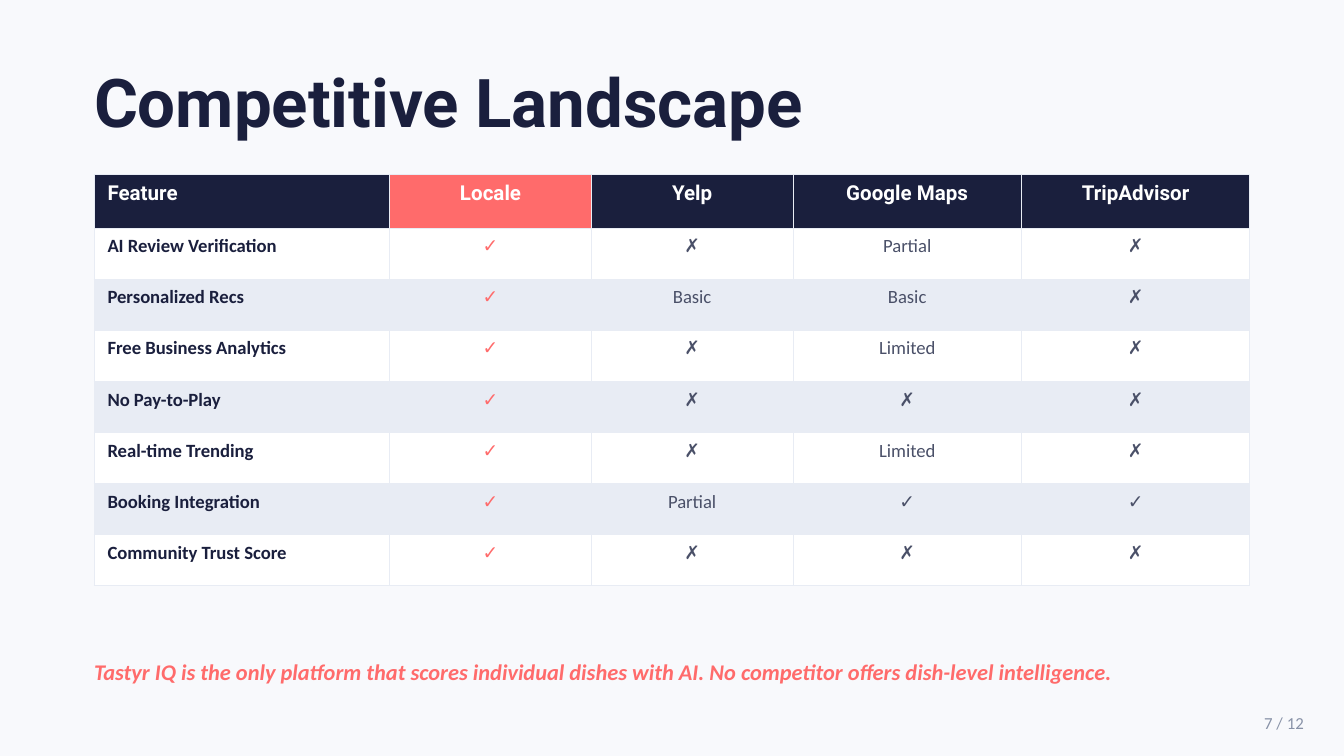
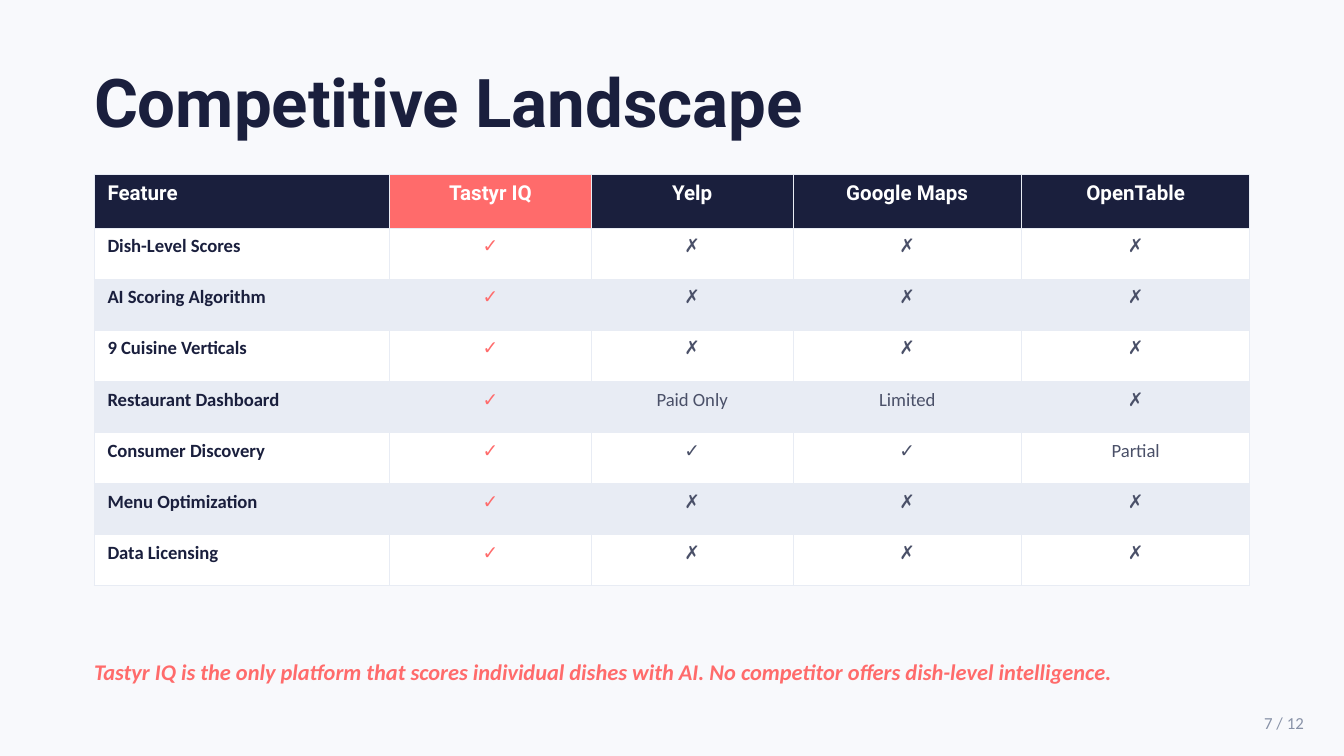
Before and after one commit to alimabsoute/moonlight-analytica, a slide deck: slide 7 of tastyr-iq/strategy/pitch-deck-v1-investor.pptx. Drawn at 1344x756 pixels with LibreOffice and Linux fonts; fonts in the diff are those of the drawing. Boxes give left, top, right and bottom in pixels: in the first picture for what was removed or moved away, otherwise in the second. Text is boxed around its words. In the diff, an @@ line names an element or a change of style, - is before the commit and + after.

```diff
--- a/tastyr-iq/strategy/pitch-deck-v1-investor.pptx
+++ b/tastyr-iq/strategy/pitch-deck-v1-investor.pptx
@@ table at <box>94,175,1250,566</box> @@
-row 1, column 2: Locale
+row 1, column 2: Tastyr IQ
-row 1, column 5: TripAdvisor
+row 1, column 5: OpenTable
-row 2, column 1: AI Review Verification
+row 2, column 1: Dish-Level Scores
-row 2, column 4: Partial
+row 2, column 4: ✗
-row 3: Personalized Recs | ✓ | Basic | Basic | ✗
+row 3: AI Scoring Algorithm | ✓ | ✗ | ✗ | ✗
-row 4, column 1: Free Business Analytics
+row 4, column 1: 9 Cuisine Verticals
-row 4, column 4: Limited
+row 4, column 4: ✗
-row 5: No Pay-to-Play | ✓ | ✗ | ✗ | ✗
+row 5: Restaurant Dashboard | ✓ | Paid Only | Limited | ✗
-row 6: Real-time Trending | ✓ | ✗ | Limited | ✗
+row 6: Consumer Discovery | ✓ | ✓ | ✓ | Partial
-row 7: Booking Integration | ✓ | Partial | ✓ | ✓
+row 7: Menu Optimization | ✓ | ✗ | ✗ | ✗
-row 8, column 1: Community Trust Score
+row 8, column 1: Data Licensing
```
Also in this commit, not shown: 1 other slide changed, 9 other files.
